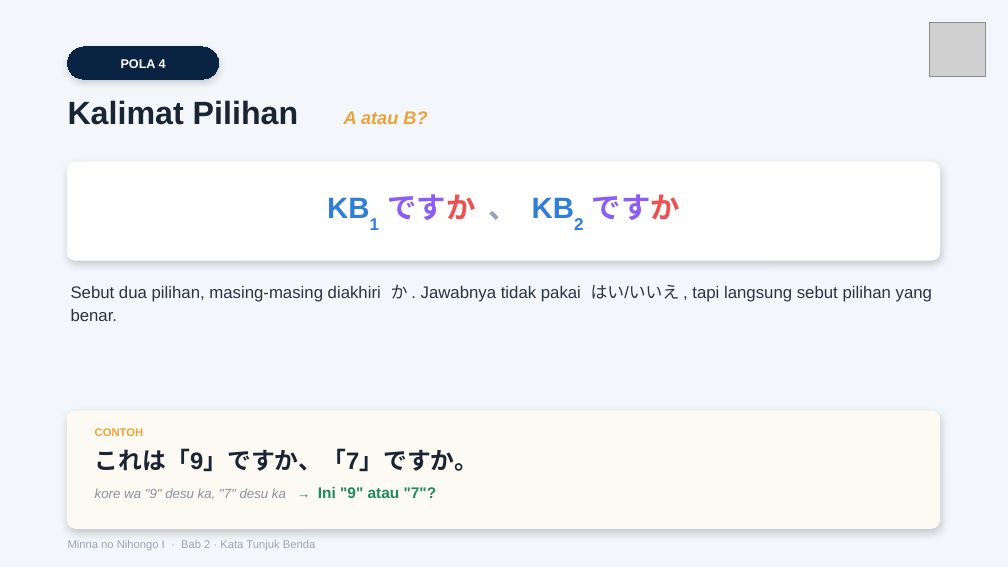
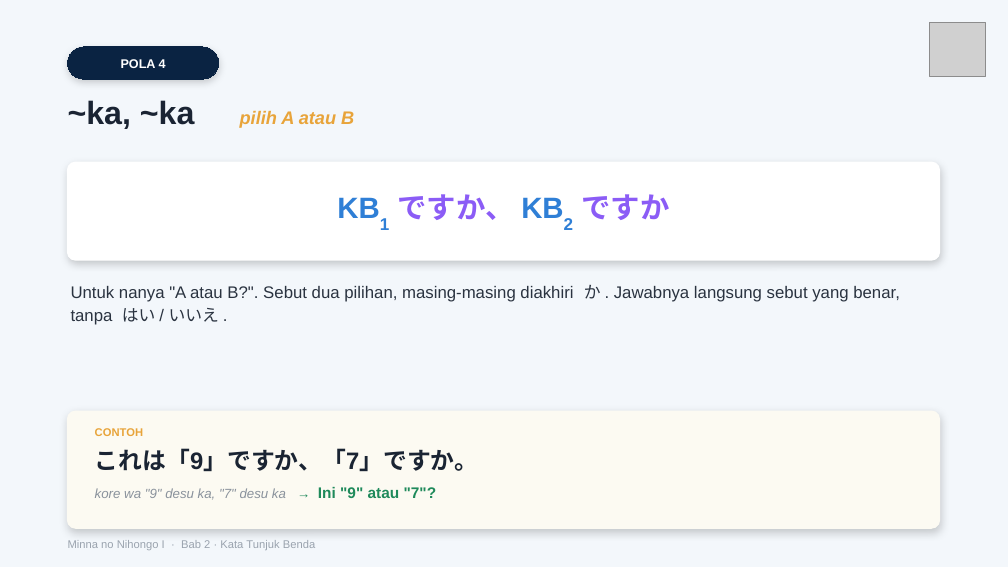
Before and after one commit to jbridgecenter-source/materi, a slide deck: slide 5 of Modul Minna 1/Bab 2/27. Minna 1 Tata Bahasa Bab 2 - Slide.pptx. Drawn at 1008x567 pixels with LibreOffice and Linux fonts; fonts in the diff are those of the drawing; grey boxes stand for pictures. Boxes give left, top, right and bottom in pixels: in the first picture for what was removed or moved away, otherwise in the second. Text is boxed around its words. In the diff, an @@ line names an element or a change of style, - is before the commit and + after.

```diff
--- a/Modul Minna 1/Bab 2/27. Minna 1 Tata Bahasa Bab 2 - Slide.pptx
+++ b/Modul Minna 1/Bab 2/27. Minna 1 Tata Bahasa Bab 2 - Slide.pptx
@@ text at [68,100,354,129]: text changed; size 23 to 13 pt; text colour #1A2433 to #E8A43A; italic on @@
-Kalimat Pilihan A atau B?
+~ka, ~ka pilih A atau B
@@ text at [398,194,669,220]: text changed; text colour #2F7FD6 to #8B5CF6 @@
-KB1 ですか 、 KB2 ですか
+KB1 ですか、 KB2 ですか
@@ text at [71,285,900,325]: text changed @@
-Sebut dua pilihan, masing-masing diakhiri か . Jawabnya tidak pakai はい/いいえ , tapi langsung sebut pilihan yang benar.
+Untuk nanya "A atau B?". Sebut dua pilihan, masing-masing diakhiri か . Jawabnya langsung sebut yang benar, tanpa はい / いいえ .
```
Also in this commit, not shown: 10 other slides changed.
